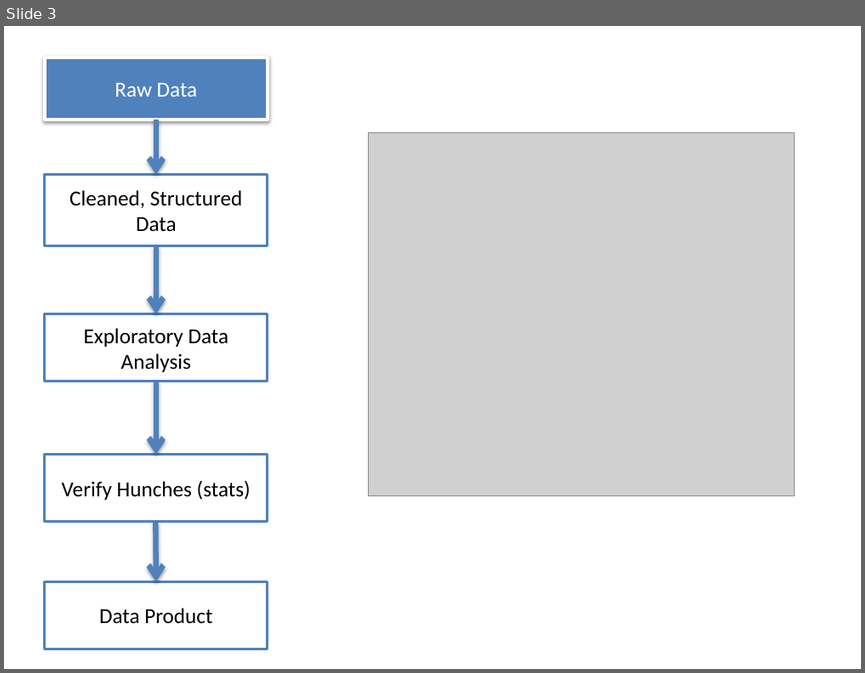
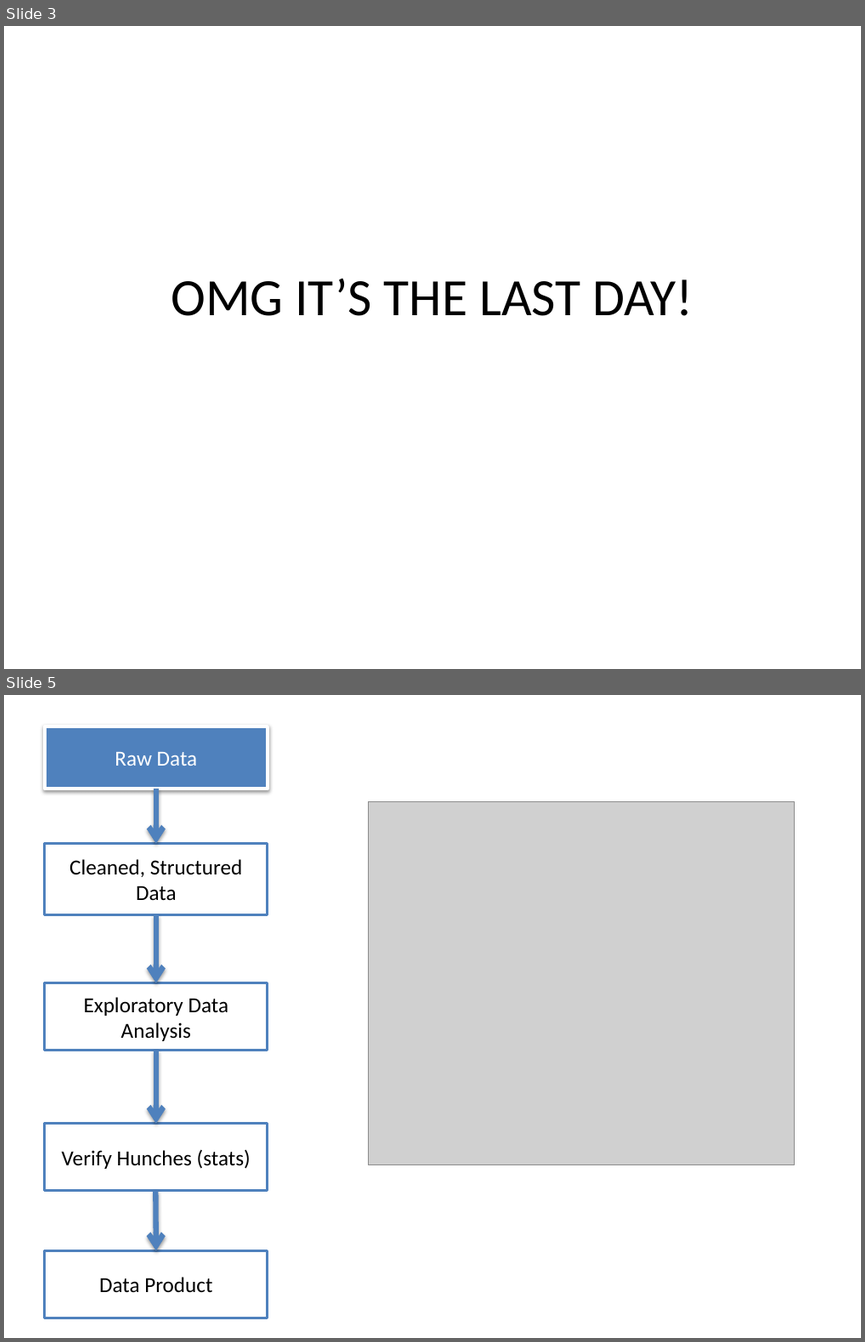
Before and after one commit to dataiap/dataiap, a slide deck: lectures/day6.pptx. Shown one above the other, each under a label of ours: slide 3 before the commit, slides 3 and 5 after it; the slides between them are not shown. The pictures are 865x673 and 865x1342 pixels, drawn with LibreOffice and Linux fonts; fonts in the diff are those of the drawing; grey boxes stand for pictures. Boxes give left, top, right and bottom in pixels: in the first picture for what was removed or moved away, otherwise in the second. Text is boxed around its words. In the diff, an @@ line names an element or a change of style, - is before the commit and + after.

Commit message:
updated slides more

```diff
--- a/lectures/day6.pptx
+++ b/lectures/day6.pptx
@@ slide 3 added at box(4, 26, 861, 669), background #FFFFFF @@
@@ title added at box(171, 278, 693, 316), 44 pt, text #000000 @@
+OMG IT’S THE LAST DAY!
@@ what was slide 3 is now slide 5 @@
```
Also in this commit, not shown: 1 slide changed, 2 other slides added, 1 slide removed.
